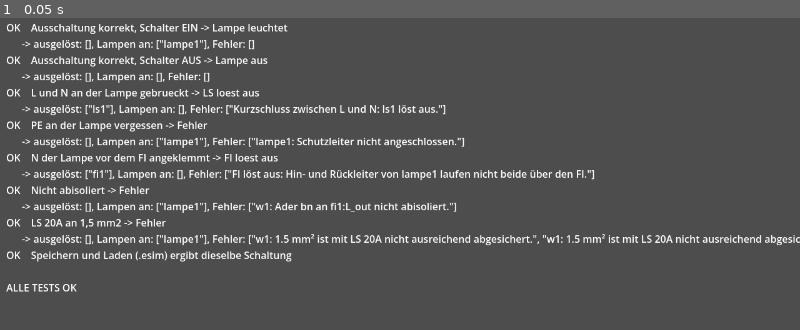
Above: before the commit, frame 1.
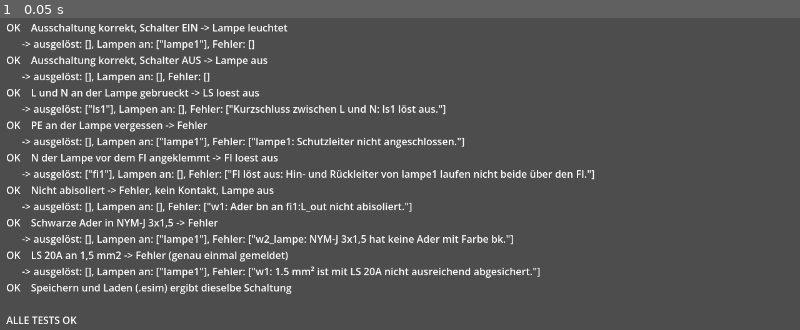
Above: after the commit, the same moment.

Repository: Colckey/ESLS
Game: Godot game, scene res://sim_test.tscn
Two runs of this game, one before a commit and one after it. Both use one fixed random seed, a clock stepped at 60 frames per second and the inputs below. This scene is started directly instead of the project's main scene.
Inputs:
- Up to frame 1 (0.05 s): no input

The runs differ from the first frame. In frame 1, 3.8% of the frame differs, in the area x 0-100%, y 53-99%.

Commit message:
Prüflogik: Kontakt nur mit abisolierten Adern, Farbprüfung je Leitungstyp, LS-Meldung einmalig; ROADMAP
Co-Authored-By: Claude Opus 5.5 <noreply@anthropic.com>
Claude-Session: https://claude.ai/code/session_01GUEmMBpocd23P5XHhup1sw

Diff:
--- a/scripts/sim/circuit.gd
+++ b/scripts/sim/circuit.gd
@@ -87,6 +87,8 @@
 				break
 		var am: Dictionary = l.get("abgemantelt", {})
 		for a in l.adern:
+			if a.farbe not in info.adern:
+				r.fehler.append("%s: %s hat keine Ader mit Farbe %s." % [l.id, l.typ, a.farbe])
 			for ende in ["von", "nach"]:
 				if a.get(ende, "") == "":
 					continue
@@ -112,12 +114,14 @@
 				if ist_n and a.farbe != "bu":
 					r.warnungen.append("%s: Neutralleiter an %s sollte blau sein." % [l.id, a[ende]])
 		# Querschnitt vs. LS
+		var gemeldet := {}
 		for a in l.adern:
 			for ende in ["von", "nach"]:
 				var k: String = a.get(ende, "")
-				if k != "" and _typ(k) == "ls":
+				if k != "" and _typ(k) == "ls" and not gemeldet.has(k.get_slice(":", 0)):
 					var nenn: int = geraete[k.get_slice(":", 0)].param.get("nennstrom", 16)
 					if nenn > MAX_LS.get(info.qs, 0):
+						gemeldet[k.get_slice(":", 0)] = true
 						r.fehler.append("%s: %s mm² ist mit LS %dA nicht ausreichend abgesichert." % [l.id, str(info.qs), nenn])
 
 func _netz_pruefen(r: Dictionary) -> void:
@@ -139,9 +143,13 @@
 				for k in ks: _union(id + ":" + k, id + ":" + ks[0])
 	# FI wird NICHT vereint: Ein- und Ausgang bleiben getrennte Knoten,
 	# damit man sieht, ob Hin- und Rueckstrom beide durch den FI fliessen.
+	# Nur abgemantelte und abisolierte Aderenden haben Kontakt in der Klemme
 	for l in leitungen:
+		var am: Dictionary = l.get("abgemantelt", {})
 		for a in l.adern:
-			if a.get("von", "") != "" and a.get("nach", "") != "":
+			if a.get("von", "") != "" and a.get("nach", "") != "" \
+					and am.get("start", false) and am.get("ende", false) \
+					and a.get("abisoliert_von", 0.0) > 0.0 and a.get("abisoliert_nach", 0.0) > 0.0:
 				_union(a.von, a.nach)
 	if quelle == "":
 		r.fehler.append("Keine Einspeisung vorhanden.")
--- a/scripts/sim/sim_test.gd
+++ b/scripts/sim/sim_test.gd
@@ -25,10 +25,13 @@
 	_check("N der Lampe vor dem FI angeklemmt -> FI loest aus", r, "fi1" in r.ausgeloest)
 
 	c = aufbau(); c.leitungen[1].adern[0].abisoliert_von = 0.0; r = _pruefe(c, 1)
-	_check("Nicht abisoliert -> Fehler", r, not r.ok)
+	_check("Nicht abisoliert -> Fehler, kein Kontakt, Lampe aus", r, not r.ok and r.lampen_an.is_empty())
+
+	c = aufbau(); c.leitungen[2].adern[0].farbe = "bk"; r = _pruefe(c, 1)
+	_check("Schwarze Ader in NYM-J 3x1,5 -> Fehler", r, not r.ok)
 
 	c = aufbau(); c.geraete["ls1"].param.nennstrom = 20; r = _pruefe(c, 1)
-	_check("LS 20A an 1,5 mm2 -> Fehler", r, not r.ok)
+	_check("LS 20A an 1,5 mm2 -> Fehler (genau einmal gemeldet)", r, not r.ok and r.fehler.size() == 1)
 
 	_speichern_laden()
 	ausgabe += "\n%s" % ("ALLE TESTS OK" if fehlgeschlagen == 0 else "%d TEST(S) FEHLGESCHLAGEN" % fehlgeschlagen)
@@ -54,11 +57,11 @@
 	var s := [Vector3(0, 0, 0), Vector3(0.2, 0, 0)]
 	c.leitung_hinzufuegen(_l("verteiler", "NYM-J 3x1,5", [
 		["bn", "netz:L", "fi1:L_in"], ["bu", "fi1:N_out", "dose_N:a"], ["gnye", "netz:PE", "dose_PE:a"]], s))
-	c.leitung_hinzufuegen(_l("w1", "NYM-J 3x1,5", [
+	c.leitung_hinzufuegen(_l("w1", "NYM-J 5x1,5", [
 		["bn", "fi1:L_out", "ls1:in"], ["bu", "netz:N", "fi1:N_in"], ["bk", "ls1:out", "dose_L:a"]], s))
 	c.leitung_hinzufuegen(_l("w2_lampe", "NYM-J 3x1,5", [
 		["bn", "dose_SR:b", "lampe1:L"], ["bu", "dose_N:b", "lampe1:N"], ["gnye", "dose_PE:b", "lampe1:PE"]], s))
-	c.leitung_hinzufuegen(_l("w3_schalter", "NYM-J 3x1,5", [
+	c.leitung_hinzufuegen(_l("w3_schalter", "NYM-J 5x1,5", [
 		["bn", "dose_L:b", "s1:L"], ["bk", "s1:1", "dose_SR:a"]], s))
 	return c
 
Not shown, added: ROADMAP.md
